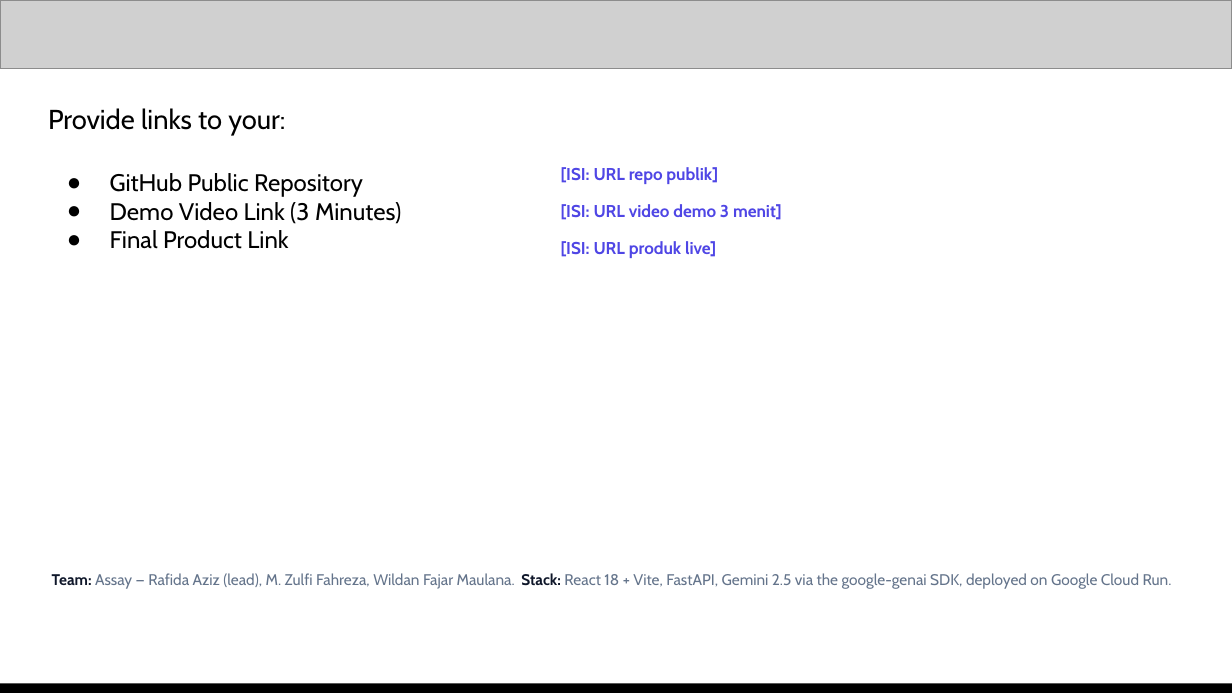
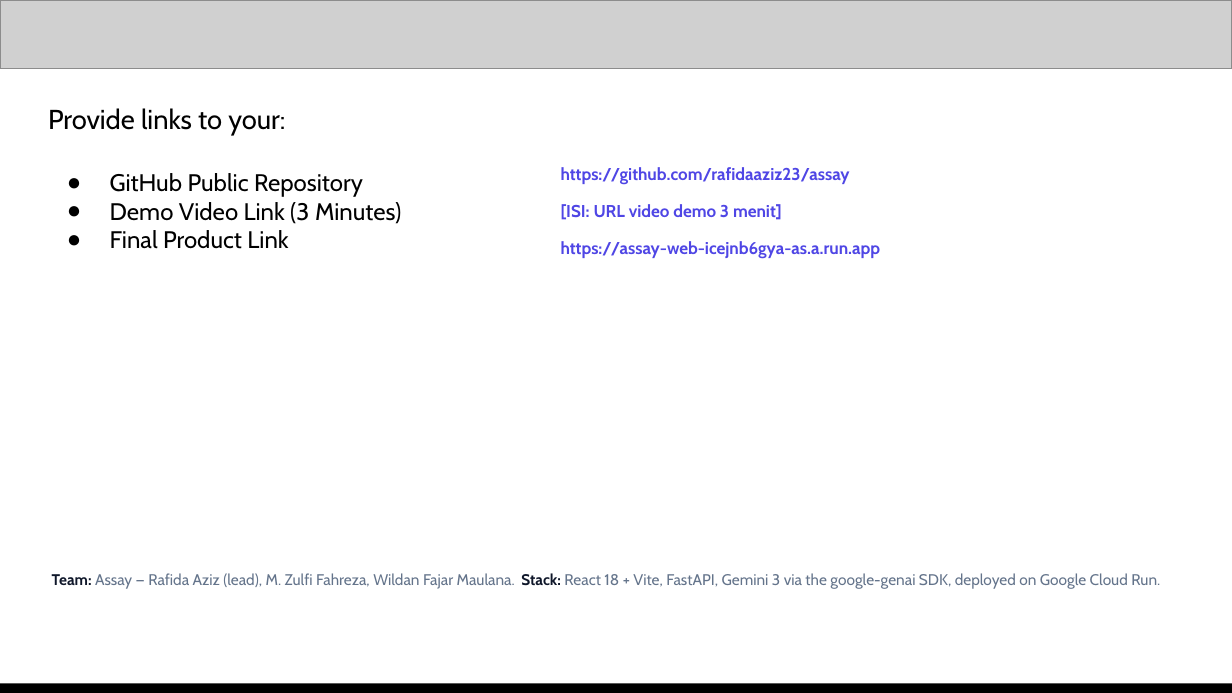
Before and after one commit to rafidaaziz23/assay, a slide deck: slide 14 of docs/submission/Assay-AI-Builder-Cup.pptx. Drawn at 1232x693 pixels with LibreOffice and Linux fonts; fonts in the diff are those of the drawing; grey boxes stand for pictures. Boxes give left, top, right and bottom in pixels: in the first picture for what was removed or moved away, otherwise in the second. Text is boxed around its words. In the diff, an @@ line names an element or a change of style, - is before the commit and + after.

```diff
--- a/docs/submission/Assay-AI-Builder-Cup.pptx
+++ b/docs/submission/Assay-AI-Builder-Cup.pptx
@@ text at (561, 167, 850, 185): text changed @@
-[ISI: URL repo publik]
+https://github.com/rafidaaziz23/assay
@@ text at (561, 241, 881, 259): text changed @@
-[ISI: URL produk live]
+https://assay-web-icejnb6gya-as.a.run.app
@@ text at (52, 573, 1160, 589): text changed @@
-Team: Assay — Rafida Aziz (lead), M. Zulfi Fahreza, Wildan Fajar Maulana. Stack: React 18 + Vite, FastAPI, Gemini 2.5 via the google-genai SDK, deployed on Google Cloud Run.
+Team: Assay — Rafida Aziz (lead), M. Zulfi Fahreza, Wildan Fajar Maulana. Stack: React 18 + Vite, FastAPI, Gemini 3 via the google-genai SDK, deployed on Google Cloud Run.
```
Also in this commit, not shown: 8 other slides changed, 1 other file.
